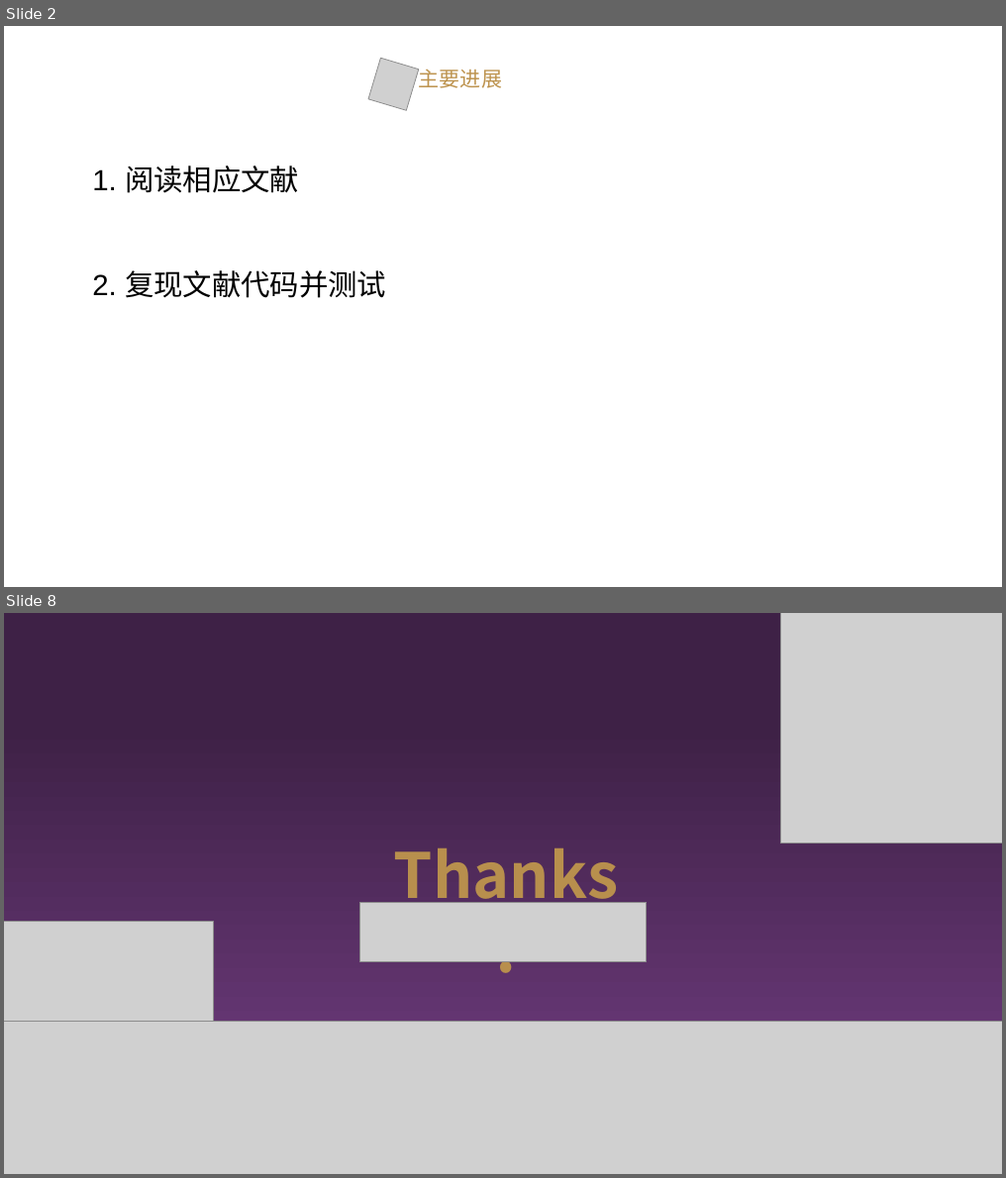
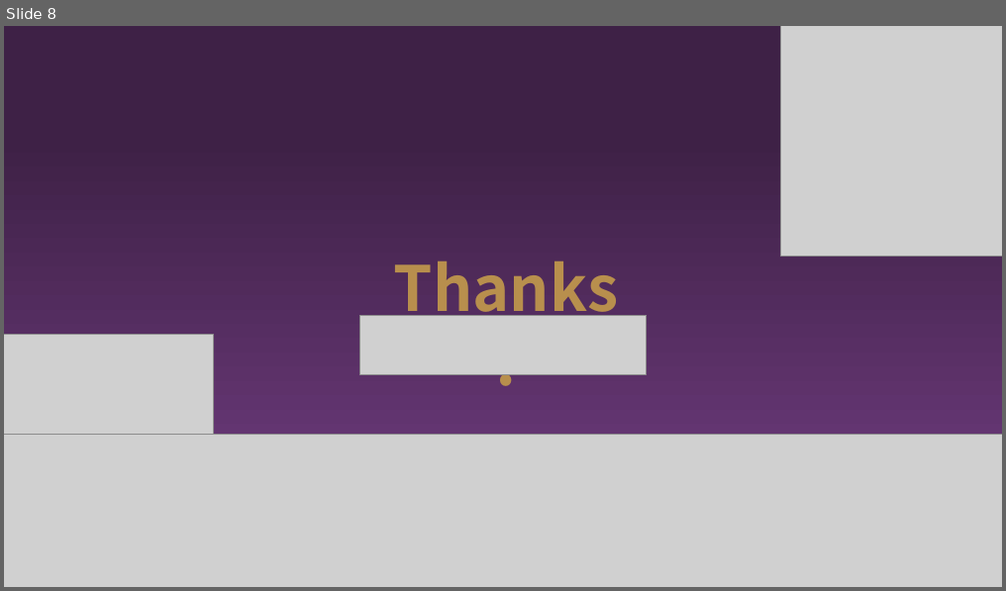
Before and after one commit to enbao5833/SSP, a slide deck: ppt/毕设 .pptx. Shown one above the other, each under a label of ours: slides 2 and 8 before the commit, slide 8 after it; the slides between them are not shown. The pictures are 1006x1178 and 1006x591 pixels, drawn with LibreOffice and Linux fonts; fonts in the diff are those of the drawing; grey boxes stand for pictures; background and template pictures are left out. Boxes give left, top, right and bottom in pixels: in the first picture for what was removed or moved away, otherwise in the second. Text is boxed around its words. In the diff, an @@ line names an element or a change of style, - is before the commit and + after.

```diff
--- a/ppt/毕设 .pptx
+++ b/ppt/毕设 .pptx
@@ slide 2 removed at [4, 26, 1002, 587], background #FFFFFF @@
@@ picture removed at [369, 58, 419, 110] @@
@@ text removed at [419, 69, 502, 88] @@
-主要进展
@@ text removed at [92, 166, 386, 298] @@
-1. 阅读相应文献
-2. 复现文献代码并测试
```
Also in this commit, not shown: 2 slides changed, 5 slides added, 4 other slides removed, 42 other files.
